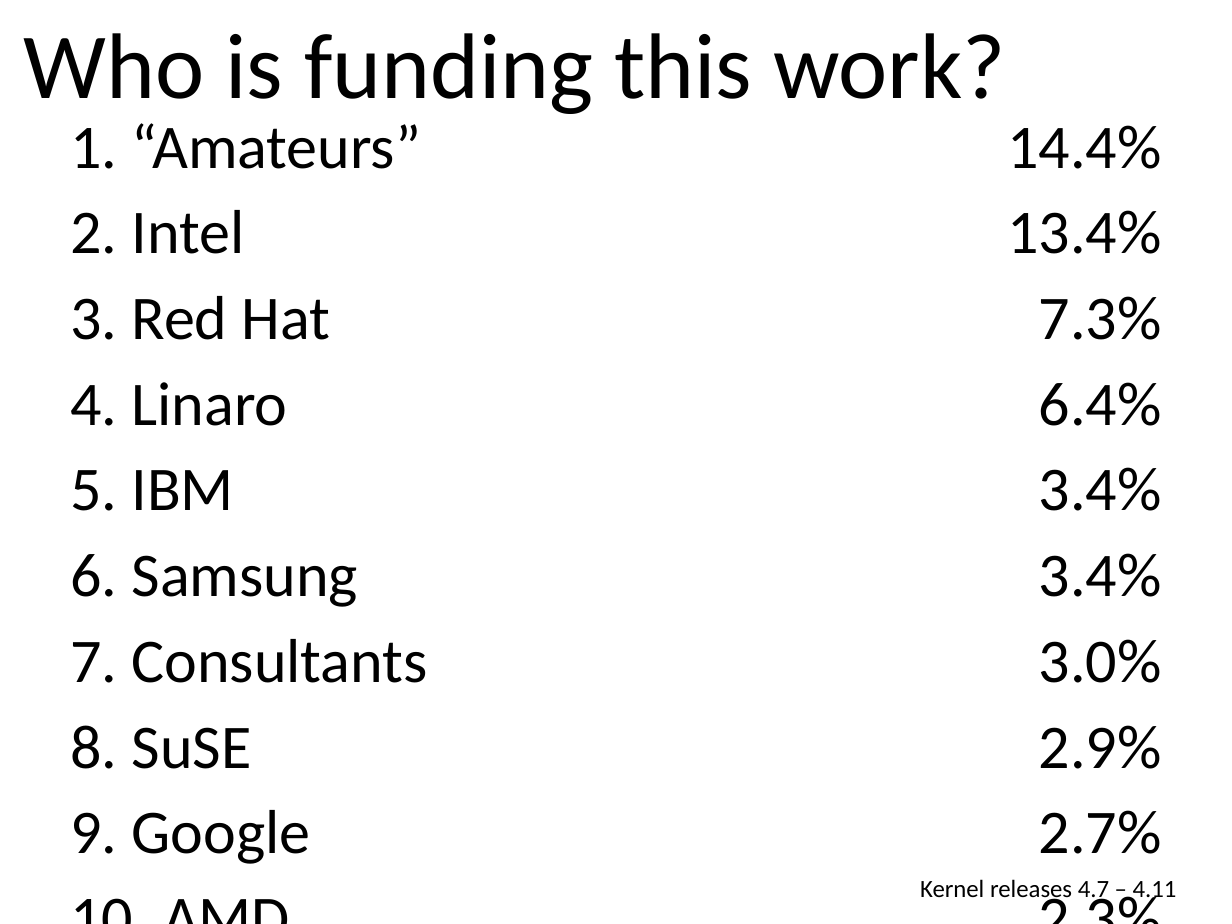
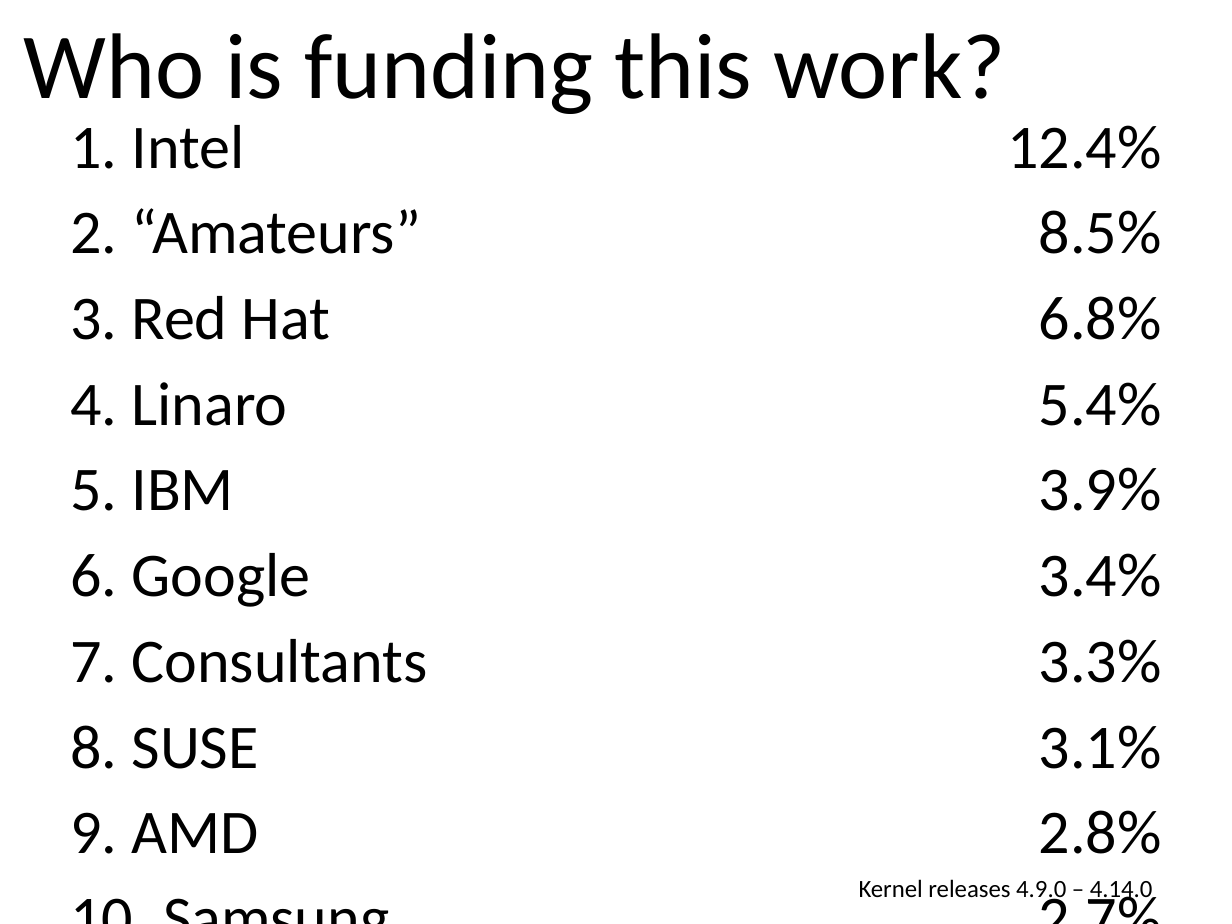
Before and after one commit to gregkh/kernel-development, a slide deck: slide 23 of kernel-development.odp (slide 22 before the commit). Drawn at 1232x924 pixels with LibreOffice and Linux fonts; fonts in the diff are those of the drawing. Boxes give left, top, right and bottom in pixels: in the first picture for what was removed or moved away, otherwise in the second. Text is boxed around its words. In the diff, an @@ line names an element or a change of style, - is before the commit and + after.

```diff
--- a/kernel-development.odp
+++ b/kernel-development.odp
@@ table at (x1=59, y1=104, x2=1173, y2=860) @@
-row 1, column 1: 1. “Amateurs”
+row 1, column 1: 1. Intel
-row 1, column 2: 14.4%
+row 1, column 2: 12.4%
-row 2, column 1: 2. Intel
+row 2, column 1: 2. “Amateurs”
-row 2, column 2: 13.4%
+row 2, column 2: 8.5%
-row 3, column 2: 7.3%
+row 3, column 2: 6.8%
-row 4, column 2: 6.4%
+row 4, column 2: 5.4%
-row 5, column 2: 3.4%
+row 5, column 2: 3.9%
-row 6, column 1: 6. Samsung
+row 6, column 1: 6. Google
-row 7, column 2: 3.0%
+row 7, column 2: 3.3%
-row 8, column 1: 8. SuSE
+row 8, column 1: 8. SUSE
-row 8, column 2: 2.9%
+row 8, column 2: 3.1%
-row 9, column 1: 9. Google
+row 9, column 1: 9. AMD
-row 9, column 2: 2.7%
+row 9, column 2: 2.8%
-row 10, column 1: 10. AMD
+row 10, column 1: 10. Samsung
-row 10, column 2: 2.3%
+row 10, column 2: 2.7%
@@ text at (x1=859, y1=879, x2=1153, y2=903): text changed @@
-Kernel releases 4.7 – 4.11
+Kernel releases 4.9.0 – 4.14.0
```
Also in this commit, not shown: 6 other slides changed, 1 slide added, 1 other file.
